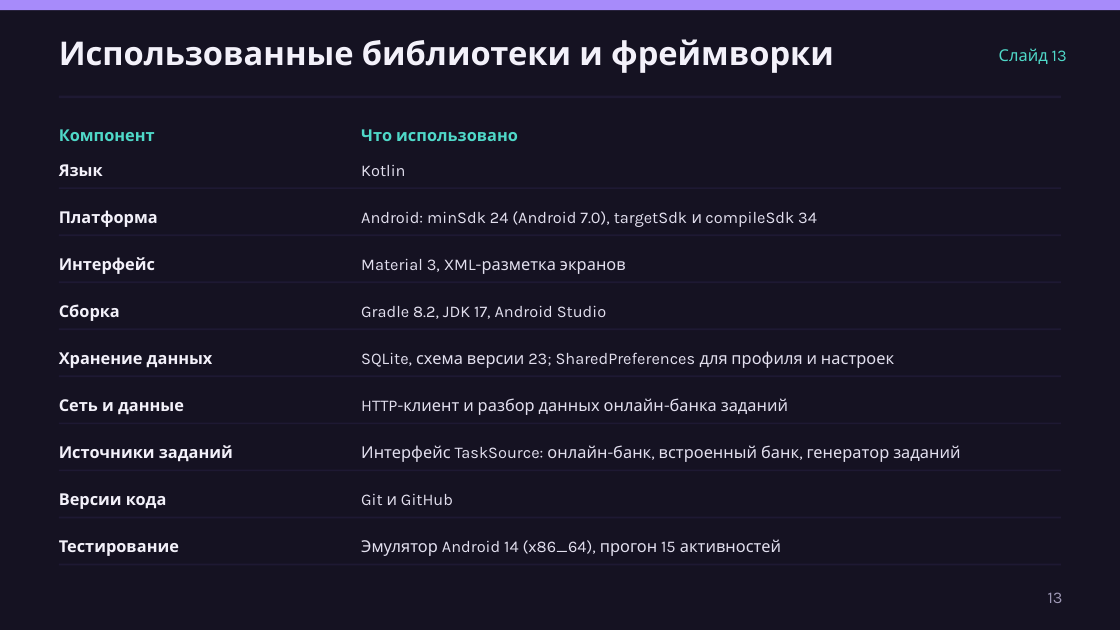
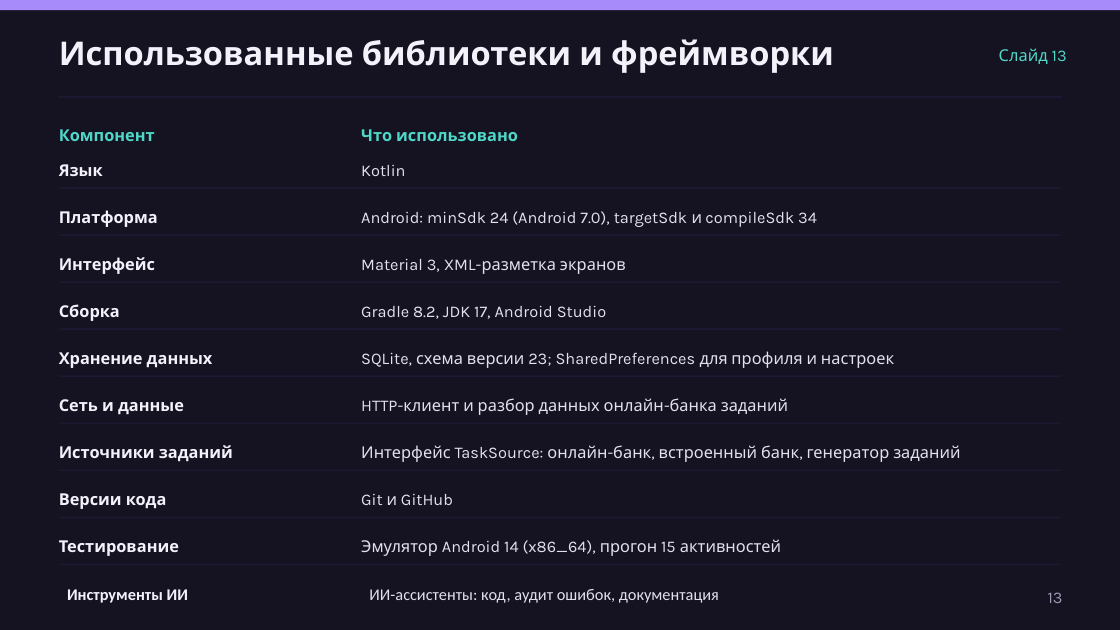
Before and after one commit to Yarosl4vn/Kvestefi-2026, a slide deck: slide 14 of assets/Kvestefi_презентация_2026.pptx. Drawn at 1120x630 pixels with LibreOffice and Linux fonts; fonts in the diff are those of the drawing. Boxes give left, top, right and bottom in pixels: in the first picture for what was removed or moved away, otherwise in the second. Text is boxed around its words. In the diff, an @@ line names an element or a change of style, - is before the commit and + after.

```diff
--- a/assets/Kvestefi_презентация_2026.pptx
+++ b/assets/Kvestefi_презентация_2026.pptx
@@ text added at (67,589,188,603), 14 pt, text #F3F1FA, bold @@
+Инструменты ИИ
@@ text added at (369,589,719,603), 14 pt, text #E2DFEE @@
+ИИ-ассистенты: код, аудит ошибок, документация
```
Also in this commit, not shown: 1 other file.
